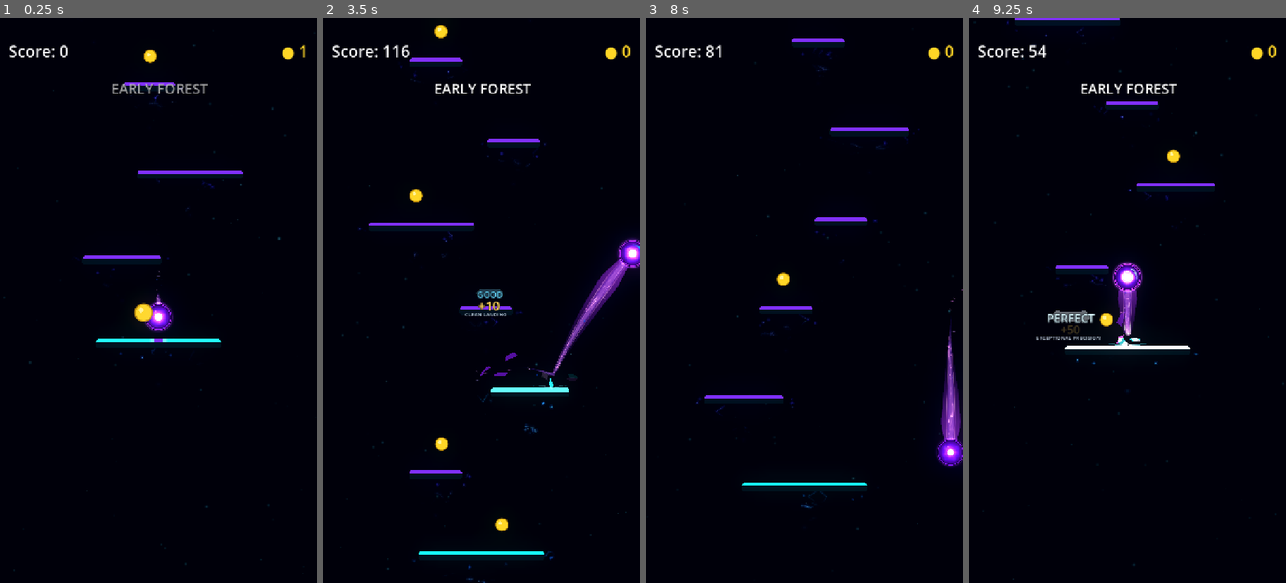
Above: before the commit, frames 1-4 (left to right).
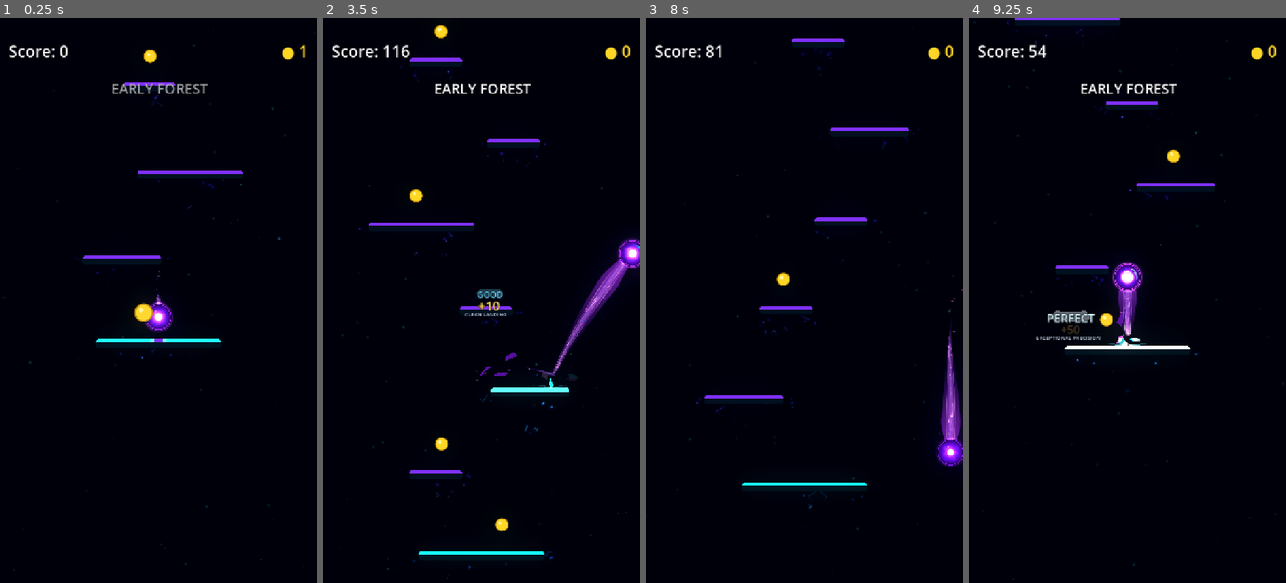
Above: after the commit, the same moments.

Repository: Kryodo/TowerJump
Game: Godot game, scene res://scenes/main.tscn
Same seed, same stepped clock (60 frames per second), same inputs: the game is played once before the commit and once after it.
Inputs (mouse positions are in pixels of both pictures, inside the frame that each line leads up to):
- Up to frame 1 (0.25 s): no input
- Up to frame 2 (3.5 s): move the mouse to (551, 272) at 0.52 s; hold Right (ui_right) 0.53-1.25 s; click (551, 272) at 0.67 s; drag from (418, 328) to (471, 193) at 1.27 s; click "Nochmal spielen" at 2 s; move the mouse to (513, 176) at 2.77 s; hold Right (ui_right) from 2.78 s (still down)
- Up to frame 3 (8 s): release Right (ui_right) at 3.5 s; drag from (788, 413) to (737, 193) at 3.52 s; move the mouse to (899, 385) at 4.27 s; hold Left (ui_left) 4.28-5 s; click "Nochmal spielen" at 5 s; drag from (709, 215) to (756, 159) at 5.77 s; move the mouse to (820, 300) at 6.52 s; hold Left (ui_left) 6.53-7.25 s; click (820, 300) at 6.67 s; drag from (756, 159) to (741, 328) at 7.27 s
- Up to frame 4 (9.25 s): move the mouse to (1197, 272) at 8.02 s; hold Right (ui_right) 8.03-8.75 s; click "Nochmal spielen" at 8.75 s

The runs differ from the first frame. In frame 1, less than 0.1% of the frame differs, in the area x 47-61%, y 14-34%; in frame 2, less than 0.1%, in the area x 28-68%, y 10-100%; in frame 3, less than 0.1%; in frame 4, less than 0.1%.

Commit message:
Make resonance filaments follow upward pulse

Diff:
--- a/scripts/platform_resonance_field.gd
+++ b/scripts/platform_resonance_field.gd
@@ -9,7 +9,7 @@
 
 const PLATFORM_TYPE_NORMAL: int = 0
 const CLOUD_SHADER := preload("res://scenes/platform_resonance_cloud.gdshader")
-const VERTICAL_FILAMENT_COUNT: int = 18
+const VERTICAL_FILAMENT_COUNT: int = 12
 
 const CLOUD_MARGIN_X: float = 86.0
 const CLOUD_MARGIN_Y: float = 90.0
@@ -245,76 +245,89 @@
 		var lane_amount: float = lerpf(0.30, 0.88, _random01(cycle_seed + 6.3))
 		var center_x: float = lane * fan_width * lane_amount
 
-		# Pulse head travels from vertical_t=1 (tip) toward 0 (platform).
-		# The soft tail trails behind it and brings neighboring packets along.
-		var wave_delta: float = vertical_t - pulse_t
-		var wave_core: float = exp(-pow(wave_delta / 0.105, 2.0))
-		var wave_tail: float = exp(-pow((wave_delta - 0.14) / 0.26, 2.0))
-		var wave_signal: float = clampf(
-			(wave_core + wave_tail * 0.36) * pulse_gate,
-			0.0,
-			1.0
-		)
+
+		# The common wave controls the strand per segment below, so a pulse
+		# visibly travels along the filament instead of lighting a whole dash.
 		var irregularity: float = lerpf(0.42, 1.0, _random01(cycle_seed + 7.4))
 		var activation_gain: float = 0.62 + activation * 0.86
 		var packet_strength: float = life_envelope * irregularity * activation_gain
-		var visible_strength: float = packet_strength * (0.035 + wave_signal * 0.965)
-
-		# Streak length naturally grows higher in the fan. At the tip it is a
-		# compact spark; near the platform it becomes a longer curved filament.
+
+
+		# Filaments follow the vertical current rather than forming rows of
+		# horizontal dashes. The wider cloud supports longer, looser streaks;
+		# near the narrow source they resolve into short sparks.
 		var fan_opening: float = pow(maxf(1.0 - vertical_t, 0.0), 0.72)
 		var streak_length: float = lerpf(
-			3.0,
-			lerpf(20.0, 46.0, _random01(cycle_seed + 8.5)),
+			4.0,
+			lerpf(15.0, 35.0, _random01(cycle_seed + 8.5)),
 			fan_opening
 		)
-		streak_length *= lerpf(0.58, 1.0, _random01(cycle_seed + 9.2))
-		streak_length = maxf(streak_length, 2.6)
-
-		# Each packet is a loose, mostly horizontal curved wisp. It is not a
-		# vertical stick: the upward motion comes from the shared wave activating
-		# successive heights in the fan.
-		var point_count: int = 3 + int(_random01(cycle_seed + 10.3) * 4.0)
-		var curve_amount: float = lerpf(0.5, 5.8, _random01(cycle_seed + 11.4))
+		streak_length *= lerpf(0.62, 1.0, _random01(cycle_seed + 9.2))
+		streak_length = maxf(streak_length, 3.0)
+
+		var point_count: int = 4 + int(_random01(cycle_seed + 10.3) * 3.0)
+		var curve_amount: float = lerpf(0.8, 5.6, _random01(cycle_seed + 11.4))
 		var curve_phase: float = cycle_seed * 0.071
-		var curve_drift: float = sin(_time * 0.82 + curve_phase) * curve_amount
+		var curve_drift: float = sin(_time * 0.62 + curve_phase) * curve_amount
+		var slight_lean: float = (
+			_random01(cycle_seed + 12.5) - 0.5
+		) * lerpf(3.0, 9.0, fan_opening)
 		var end_fade: float = smoothstep(0.0, 0.035, vertical_t) * (
 			1.0 - smoothstep(0.965, 1.0, vertical_t)
 		)
 		var points := PackedVector2Array()
 		for point_index in range(point_count):
 			var along: float = float(point_index) / float(point_count - 1)
-			var horizontal_offset: float = (along - 0.5) * streak_length
+			var vertical_offset: float = (along - 0.5) * streak_length
 			var broad_curve: float = sin(along * PI + curve_phase) * curve_amount
 			var fine_curve: float = sin(
-				along * TAU + curve_phase * 1.7 + _time * 0.55
-			) * curve_amount * 0.25
-			var slight_slope: float = (along - 0.5) * (
-				_random01(cycle_seed + 12.5) - 0.5
-			) * lerpf(1.0, 5.0, fan_opening)
-			var point_y: float = y_center + broad_curve + fine_curve + slight_slope
-			points.append(Vector2(
-				center_x + horizontal_offset + curve_drift * (0.5 - along),
-				point_y
-			))
+				along * TAU + curve_phase * 1.7 - _time * 0.42
+			) * curve_amount * 0.24
+			var vertical_waver: float = sin(
+				along * TAU + curve_phase * 0.83 + _time * 0.31
+			) * curve_amount * 0.14
+			var point_x: float = (
+				center_x + broad_curve + fine_curve
+				+ curve_drift * (0.5 - along)
+				+ (along - 0.5) * slight_lean
+			)
+			var point_y: float = y_center + vertical_offset + vertical_waver
+			points.append(Vector2(point_x, point_y))
 
 		var stroke_width: float = lerpf(0.65, 1.85, _random01(cycle_seed + 13.6))
-		stroke_width *= lerpf(0.78, 1.62, wave_signal)
 		var warm_core: Color = Color(0.76, 1.10, 1.72, 1.0)
-		var pulse_tint: Color = tint.lerp(warm_core, wave_signal * 0.48)
 		for segment in range(1, points.size()):
 			var segment_seed: float = cycle_seed + float(segment) * 7.31
-			var local_gap: float = _random01(segment_seed + 0.4)
-			# Break some, not all, segments: this creates a filament packet with
-			# organic gaps rather than many unrelated strokes stacked together.
-			if local_gap < 0.14:
+			if _random01(segment_seed + 0.4) < 0.10:
 				continue
+
 			var along_segment: float = float(segment) / float(points.size() - 1)
+			var segment_y: float = (points[segment - 1].y + points[segment].y) * 0.5
+			var segment_vertical_t: float = clampf(
+				(segment_y - near_y) / maxf(tip_y - near_y, 1.0),
+				0.0,
+				1.0
+			)
+			var segment_wave_delta: float = segment_vertical_t - pulse_t
+			var segment_wave_core: float = exp(-pow(segment_wave_delta / 0.105, 2.0))
+			var segment_wave_tail: float = exp(-pow((segment_wave_delta - 0.14) / 0.26, 2.0))
+			var segment_wave_signal: float = clampf(
+				(segment_wave_core + segment_wave_tail * 0.36) * pulse_gate,
+				0.0,
+				1.0
+			)
 			var taper: float = sin((along_segment * 0.92 + 0.04) * PI) * 0.62 + 0.08
-			var segment_strength: float = visible_strength * end_fade * taper
+			var segment_strength: float = (
+				packet_strength * end_fade * taper
+				* (0.035 + segment_wave_signal * 0.965)
+			)
 			var width_scale: float = lerpf(0.68, 1.20, _random01(segment_seed + 1.5))
 			if segment == points.size() / 2:
 				width_scale *= 1.20
+			var segment_width: float = stroke_width * width_scale * lerpf(
+				0.82, 1.48, segment_wave_signal
+			)
+			var pulse_tint: Color = tint.lerp(warm_core, segment_wave_signal * 0.48)
 
 			draw_line(
 				points[segment - 1],
@@ -323,9 +336,9 @@
 					pulse_tint.r * 0.34 + 0.015,
 					pulse_tint.g * 0.38 + 0.02,
 					pulse_tint.b * 0.74 + 0.08,
-					(0.025 + wave_signal * 0.105) * segment_strength
+					(0.025 + segment_wave_signal * 0.105) * segment_strength
 				),
-				stroke_width * width_scale * 4.2,
+				segment_width * 4.2,
 				true
 			)
 			draw_line(
@@ -335,26 +348,40 @@
 					pulse_tint.r * 0.70 + 0.02,
 					pulse_tint.g * 0.74 + 0.08,
 					pulse_tint.b * 0.98 + 0.12,
-					(0.075 + wave_signal * 0.34) * segment_strength
+					(0.075 + segment_wave_signal * 0.34) * segment_strength
 				),
-				stroke_width * width_scale,
+				segment_width,
 				true
 			)
 
-		# The rising wave carries a few soft glints with it. Their size and
-		# brightness vary independently so the pulse feels alive, not uniform.
-		if wave_signal > 0.24 and _random01(cycle_seed + 14.7) > 0.30:
-			var glint_index: int = int(_random01(cycle_seed + 15.8) * points.size())
-			var glint_position: Vector2 = points[glint_index]
+
+		# Glints are sampled along the same filament and only flare when the
+		# traveling wave reaches their position.
+		var glint_index: int = int(_random01(cycle_seed + 15.8) * points.size())
+		var glint_position: Vector2 = points[glint_index]
+		var glint_vertical_t: float = clampf(
+			(glint_position.y - near_y) / maxf(tip_y - near_y, 1.0),
+			0.0,
+			1.0
+		)
+		var glint_wave_delta: float = glint_vertical_t - pulse_t
+		var glint_wave_core: float = exp(-pow(glint_wave_delta / 0.105, 2.0))
+		var glint_wave_tail: float = exp(-pow((glint_wave_delta - 0.14) / 0.26, 2.0))
+		var glint_wave_signal: float = clampf(
+			(glint_wave_core + glint_wave_tail * 0.36) * pulse_gate,
+			0.0,
+			1.0
+		)
+		if glint_wave_signal > 0.24 and _random01(cycle_seed + 14.7) > 0.30:
 			var glint_radius: float = lerpf(0.55, 1.35, _random01(cycle_seed + 16.9))
-			var glint_strength: float = packet_strength * wave_signal
+			var glint_strength: float = packet_strength * glint_wave_signal
 			draw_circle(
 				glint_position,
 				glint_radius * 2.5,
 				Color(
-					pulse_tint.r * 0.30 + 0.06,
-					pulse_tint.g * 0.32 + 0.08,
-					pulse_tint.b * 0.54 + 0.14,
+					tint.r * 0.30 + 0.06,
+					tint.g * 0.32 + 0.08,
+					tint.b * 0.54 + 0.14,
 					0.07 * glint_strength
 				)
 			)
